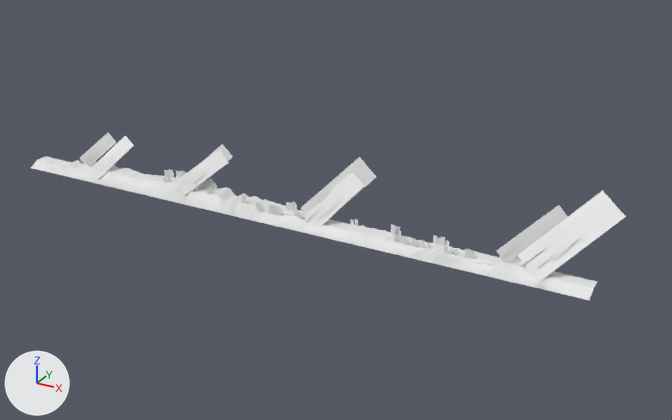
Renders of the FBX model Assets/Arts/Map/Models/Theme_03/Beach_01.fbx from each side of a commit.
Both versions are drawn from a 50 mm camera at (860.0, -785.0, 413.0) aimed at (413.0, 28.0, 7.0). Arrows for +X, +Y and +Z are at lower left; the lights stay in place. Where no turn or scale is listed for an object, it has been applied to the vertices. Vertices at the same position are counted once.

Objects in the first picture: 'Ground_01', 'Light_01', 'Mountain_01', 'Road_01', 'Tree_01'.
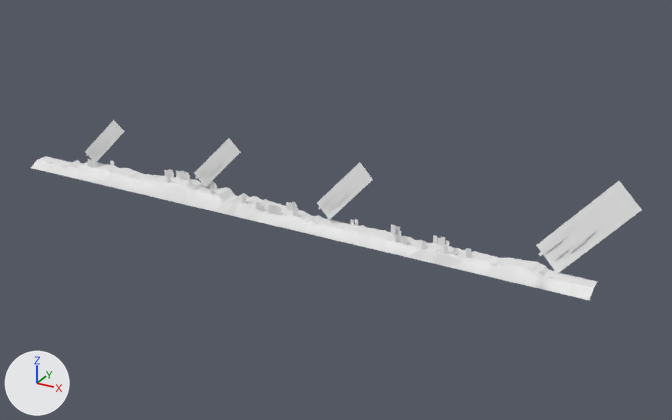
Pixel boxes (x1, y1, x2, y2) of what changed, in the pictures (672 x 420 px; the box of a moved part takes in the faces that stretch with it):
'Light_01', reshaped
    before: (80, 133, 626, 281)
    after: (85, 120, 642, 274)
part 1 of me_mesh_006, moved or reshaped
    before: (97, 146, 102, 151)
    after: (95, 141, 105, 153)
part 2 of me_mesh_006, moved or reshaped
    before: (80, 133, 116, 164)
    after: (85, 120, 124, 163)
part 3 of me_mesh_006, moved or reshaped (not visible before)
    after: (206, 162, 217, 176)
part 4 of me_mesh_006, moved or reshaped
    before: (201, 166, 207, 173)
    after: (215, 157, 222, 164)
part 5 of me_mesh_006, moved or reshaped
    before: (195, 172, 206, 181)
    after: (195, 166, 209, 179)
part 6 of me_mesh_006, moved or reshaped
    before: (197, 144, 233, 187)
    after: (194, 138, 241, 187)
part 7 of me_mesh_006, moved or reshaped
    before: (333, 194, 341, 201)
    after: (331, 191, 344, 206)
part 8 of me_mesh_006, moved or reshaped (not visible before)
    after: (338, 187, 346, 196)
part 9 of me_mesh_006, moved or reshaped
    before: (327, 200, 339, 213)
    after: (337, 192, 349, 204)
part 10 of me_mesh_006, moved or reshaped
    before: (314, 199, 327, 211)
    after: (318, 194, 334, 210)
part 11 of me_mesh_006, moved or reshaped
    before: (305, 172, 365, 228)
    after: (317, 162, 373, 220)
part 12 of me_mesh_006, moved or reshaped
    before: (568, 225, 582, 238)
    after: (560, 225, 587, 253)
part 13 of me_mesh_006, moved or reshaped
    before: (560, 229, 575, 244)
    after: (576, 221, 591, 237)
part 14 of me_mesh_006, moved or reshaped
    before: (533, 231, 542, 239)
    after: (585, 217, 598, 231)
part 15 of me_mesh_006, moved or reshaped
    before: (556, 236, 580, 256)
    after: (573, 229, 596, 249)
part 16 of me_mesh_006, moved or reshaped
    before: (535, 232, 559, 250)
    after: (553, 224, 575, 242)
part 17 of me_mesh_006, moved or reshaped
    before: (536, 249, 559, 268)
    after: (539, 232, 569, 256)
part 18 of me_mesh_006, deleted
    before: (81, 136, 570, 265)
part 19 of me_mesh_006, moved or reshaped
    before: (496, 190, 626, 281)
    after: (536, 181, 642, 274)

What changed in the scene script:
```text
Change me_mesh_006:
    remove me_mesh_006.from_pydata(...)  # 384 vertices, 128 faces; spans x -321.0..321.0, y -33.0..33.0, z -40.0..40.0
    add me_mesh_006.from_pydata(...)  # 192 vertices, 64 faces; spans x -314.0..337.0, y -21.0..14.0, z -35.0..60.0
    me_mesh_006 part 1: the loose piece of 6 vertices spanning x -304.0..-297.0, y -11.0..-8.0, z -13.0..-5.0 is scaled about its middle by (1.93, 1.15, 1.99), then moved by (6.0, -4.0, 5.0)
    me_mesh_006 part 2: the loose piece of 6 vertices spanning x -321.0..-282.0, y -23.0..2.0, z -31.0..11.0 is multiplied about its middle by the matrix ((1.173, 0.124, -0.028), (-0.127, 1.151, -0.226), (0.003, 0.228, 1.158)), then moved by (12.0, 0.0, 13.0)
    me_mesh_006 part 3: the loose piece of 6 vertices spanning x -143.0..-134.0, y -6.0..-2.0, z -7.0..2.0 is scaled about its middle by (1.83, 0.764, 1.84), then moved by (6.0, -6.0, -1.0)
    me_mesh_006 part 4: the loose piece of 6 vertices spanning x -147.0..-137.0, y -15.0..-9.0, z -10.0..-2.0 is scaled about its middle by (1.01, 0.403, 1.22), then moved by (17.0, 6.0, 12.0)
    me_mesh_006 part 5: the loose piece of 6 vertices spanning x -148.0..-137.0, y -22.0..-13.0, z -17.0..-6.0 is scaled about its middle by (1.49, 0.584, 1.59), then moved by (-1.0, 5.0, 4.0)
    me_mesh_006 part 6: the loose piece of 6 vertices spanning x -163.0..-116.0, y -19.0..11.0, z -29.0..21.0 is multiplied about its middle by the matrix ((1.058, 0.26, -0.047), (-0.264, 1.037, -0.208), (-0.005, 0.214, 1.069)), then moved by (13.0, -2.0, 8.0)
    me_mesh_006 part 7: the loose piece of 6 vertices spanning x 20.0..32.0, y -9.0..-2.0, z -13.0..-4.0 is multiplied about its middle by the matrix ((1.542, 0.283, 0.079), (-0.233, 1.436, -0.59), (-0.179, 0.568, 1.453)), then moved by (4.0, -5.0, 3.0)
    me_mesh_006 part 8: the loose piece of 6 vertices spanning x 21.0..34.0, y -1.0..5.0, z -9.0..4.0 is multiplied about its middle by the matrix ((0.974, 0.377, -0.108), (-0.39, 0.963, -0.154), (0.044, 0.183, 1.033)), then moved by (8.0, -11.0, 2.0)
    me_mesh_006 part 9: the loose piece of 6 vertices spanning x 21.0..32.0, y -17.0..-6.0, z -22.0..-9.0 is scaled about its middle by (1.24, 0.318, 1.14), then moved by (12.0, 1.0, 12.0)
    me_mesh_006 part 10: the loose piece of 6 vertices spanning x 6.0..18.0, y -19.0..-8.0, z -22.0..-9.0 is scaled about its middle by (1.61, 0.412, 1.52), then moved by (6.0, 1.0, 4.0)
    me_mesh_006 part 11: the loose piece of 6 vertices spanning x -3.0..54.0, y -28.0..15.0, z -39.0..18.0 is multiplied about its middle by the matrix ((0.982, 0.18, 0.05), (-0.149, 0.915, -0.376), (-0.114, 0.362, 0.925)), then moved by (13.0, -2.0, 13.0)
    me_mesh_006 part 12: the loose piece of 6 vertices spanning x 270.0..287.0, y -3.0..8.0, z -3.0..10.0 is multiplied about its middle by the matrix ((1.555, 0.21, -0.053), (-0.215, 1.458, -0.542), (-0.024, 0.544, 1.472)), then moved by (2.0, -5.0, -3.0)
    me_mesh_006 part 13: the loose piece of 6 vertices spanning x 262.0..283.0, y -10.0..4.0, z -11.0..6.0 is multiplied about its middle by the matrix ((0.99, 0.134, -0.034), (-0.137, 0.928, -0.345), (-0.015, 0.347, 0.938)), then moved by (14.0, 2.0, 11.0)
    me_mesh_006 part 14: the loose piece of 6 vertices spanning x 239.0..251.0, y -4.0..0.0, z -11.0..1.0 is multiplied about its middle by the matrix ((1.188, 0.602, -0.273), (-0.62, 1.21, -0.03), (0.23, 0.151, 1.332)), then moved by (48.0, 3.0, 21.0)
    me_mesh_006 part 15: the loose piece of 6 vertices spanning x 268.0..286.0, y -14.0..1.0, z -15.0..3.0 is scaled about its middle by (1.07, 0.343, 1.2), then moved by (14.0, 3.0, 10.0)
    me_mesh_006 part 16: the loose piece of 6 vertices spanning x 247.0..266.0, y -14.0..0.0, z -14.0..3.0 is scaled about its middle by (1.06, 0.321, 1.2), then moved by (14.0, 6.0, 10.0)
    me_mesh_006 part 17: the loose piece of 6 vertices spanning x 253.0..271.0, y -24.0..-9.0, z -27.0..-9.0 is scaled about its middle by (1.54, 0.412, 1.54), then moved by (1.0, 12.0, 10.0)
    me_mesh_006 part 18: 32 loose pieces with 192 vertices, spanning x -319.0..280.0, y -33.0..23.0, z -40.0..32.0, are deleted
    me_mesh_006 part 19: 12 vertices removed from x 212.0..321.0, y -31.0..33.0, z -38.0..40.0; 12 vertices added at x 246.0..337.0, y -12.0..14.0, z -35.0..60.0
```
